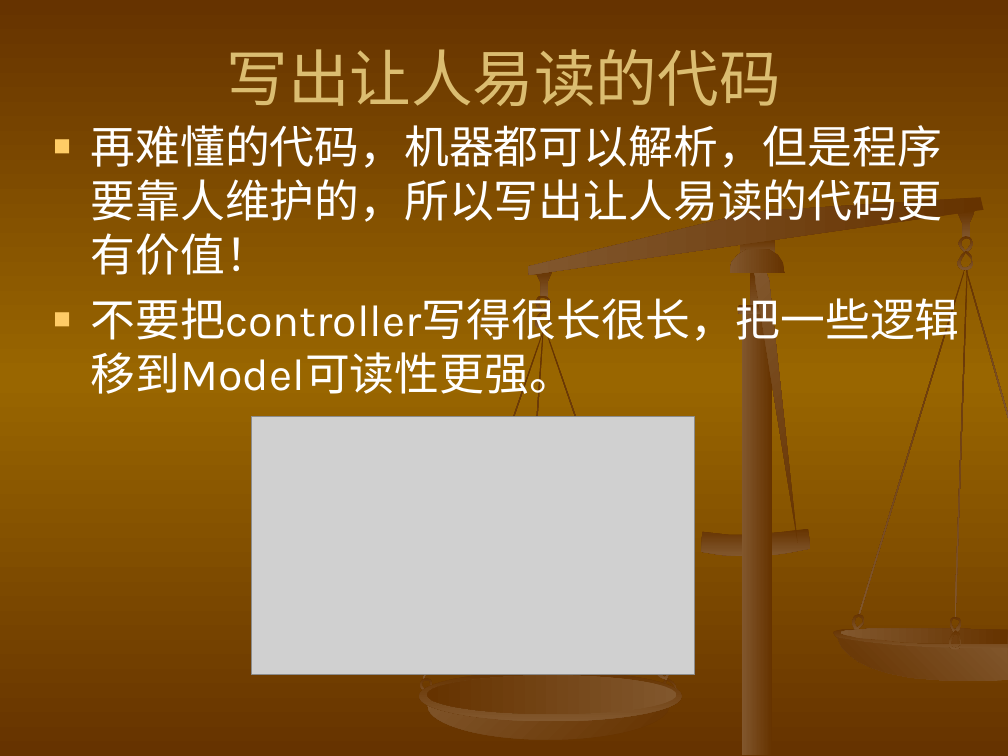
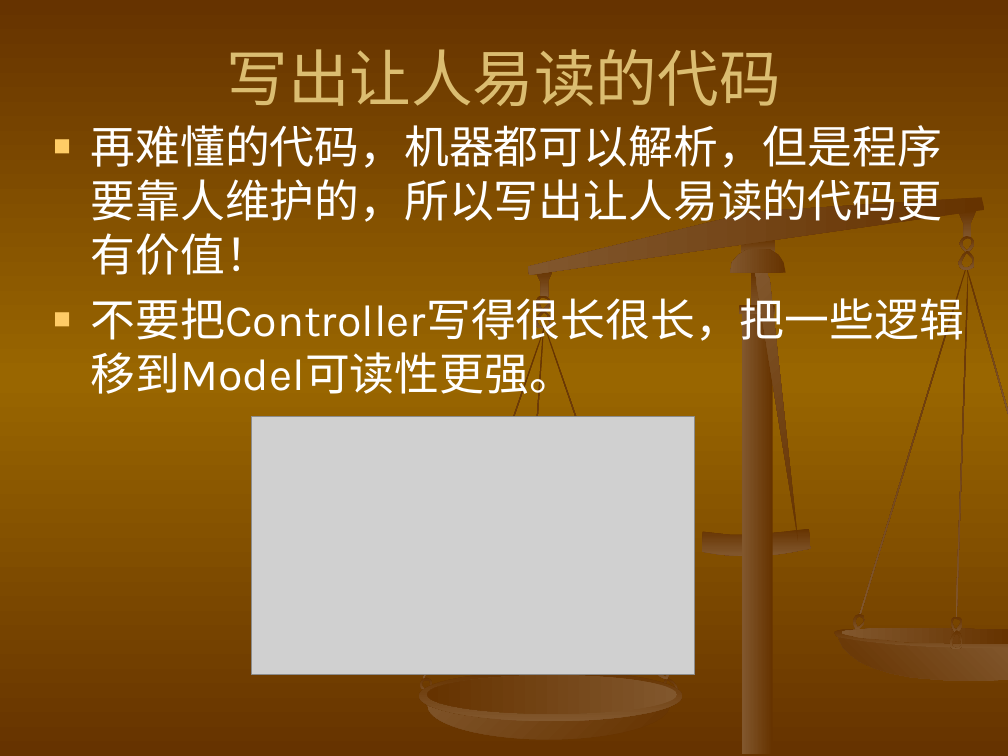
Before and after one commit to googlecode-mirror/myopensources, a slide deck: slide 9 of planing/ppt/项目开发总结.ppt. Drawn at 1008x756 pixels with LibreOffice and Linux fonts; fonts in the diff are those of the drawing; grey boxes stand for pictures. Boxes give left, top, right and bottom in pixels: in the first picture for what was removed or moved away, otherwise in the second. Text is boxed around its words. In the diff, an @@ line names an element or a change of style, - is before the commit and + after.

```diff
--- a/planing/ppt/项目开发总结.ppt
+++ b/planing/ppt/项目开发总结.ppt
@@ outline redrawn in 5 elements at [535, 295, 551, 312], [535, 309, 551, 329], [754, 267, 798, 543], [528, 198, 985, 275], [959, 251, 975, 270] @@
@@ text at [91, 290, 964, 401]: text changed @@
-■ 不要把controller写得很长很长，把一些逻辑移到Model可读性更强。
+■ 不要把Controller写得很长很长，把一些逻辑移到Model可读性更强。
```
Also in this commit, not shown: 11 other slides changed.
